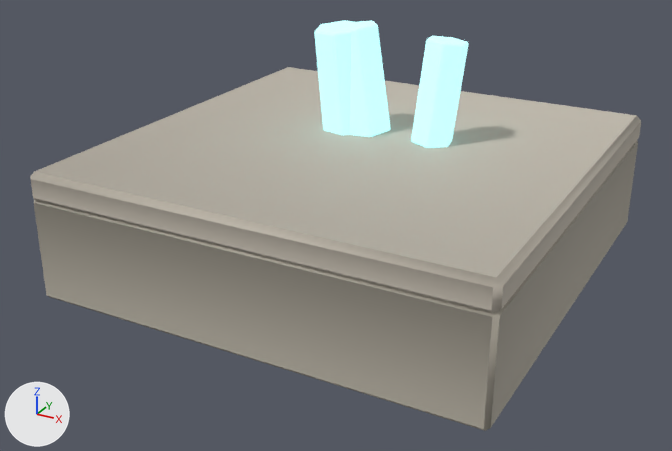
One commit to the glTF model assets/3d/reworked/tile_stone_crystal.glb: the scene before it, then after it.
Before and after are seen from a 50 mm camera at (1.79, -3.48, 1.32) aimed at (-0.03, -0.17, -0.34). The axes (+X, +Y, +Z) are drawn at lower left. The lights are the same throughout. The first picture is the older version. Where no turn or scale is listed for an object, it has been applied to the vertices. Vertices at exactly the same position are counted once.

The first picture shows 'scr_body', 'scr_c0', 'scr_c1', 'scr_c2', 'scr_cap'.
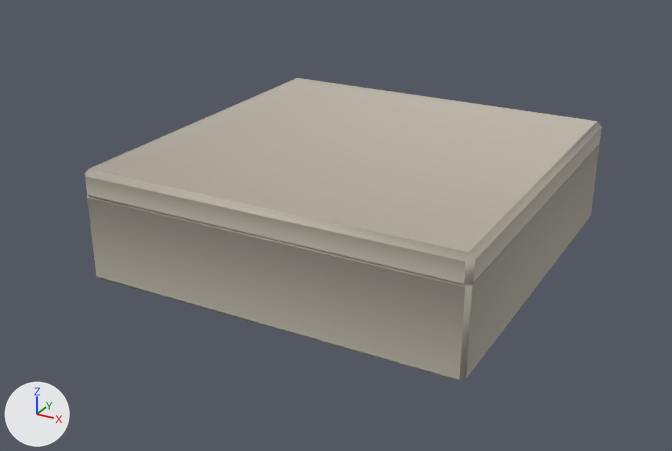
Boxes (x1, y1, x2, y2) around the edits, measured in the pictures (672 x 451 px):
'scr_cap', rescaled (15% narrower, 16% shorter)
    before: (31, 67, 641, 313)
    after: (85, 78, 602, 285)
'scr_body', rescaled (15% narrower, 18% shorter)
    before: (34, 140, 638, 431)
    after: (87, 145, 599, 382)
'scr_c1', deleted
    before: (411, 36, 469, 148)
'scr_c2', deleted (cyan)
    before: (341, 21, 391, 137)
'scr_c0', deleted (cyan)
    before: (314, 20, 363, 135)

Patch to the scene script:
```diff
--- a/assets/3d/reworked/tile_stone_crystal.glb.py
+++ b/assets/3d/reworked/tile_stone_crystal.glb.py
@@ me_cube_044 @@
 # used by ob_scr_body; location = (0.0, 0.0, 0.0)
-me_cube_044.from_pydata(...)  # 24 vertices, 44 faces; spans x -1.0..1.0, y -1.0..1.0, z -0.56..-0.1
+me_cube_044.from_pydata(...)  # 24 vertices, 44 faces; spans x -0.85..0.85, y -0.85..0.85, z -0.5..-0.1
+# me_cube_044 part 1: the whole mesh is scaled about its middle by (0.848, 0.848, 0.863), then moved by (0.0, 0.0, 0.03)
 me_cube_044.materials.append(mat_stone_mid)
@@ me_cube_045 @@
 # used by ob_scr_cap; location = (0.0, 0.0, 0.0)
-me_cube_045.from_pydata(...)  # 24 vertices, 44 faces; spans x -1.0..1.0, y -1.0..1.0, z -0.12..0.01
+me_cube_045.from_pydata(...)  # 24 vertices, 44 faces; spans x -0.85..0.85, y -0.85..0.85, z -0.13..0.0
+# me_cube_045 part 2: the whole mesh is scaled about the mesh origin by (0.848, 0.848, 1)
 me_cube_045.materials.append(mat_stone_mid_light)
@@ ob_scr_c0 @@
-ob_scr_c0 = bpy.data.objects.new('scr_c0', me_cylinder_001)
-ob_scr_c0.location = (-0.157, 0.124, 0.239)
@@ ob_scr_c1 @@
-ob_scr_c1 = bpy.data.objects.new('scr_c1', me_cylinder_002)
-ob_scr_c1.location = (0.291, 0.162, 0.228)
@@ ob_scr_c2 @@
-ob_scr_c2 = bpy.data.objects.new('scr_c2', me_cylinder_003)
-ob_scr_c2.location = (-0.086, 0.152, 0.241)
```
